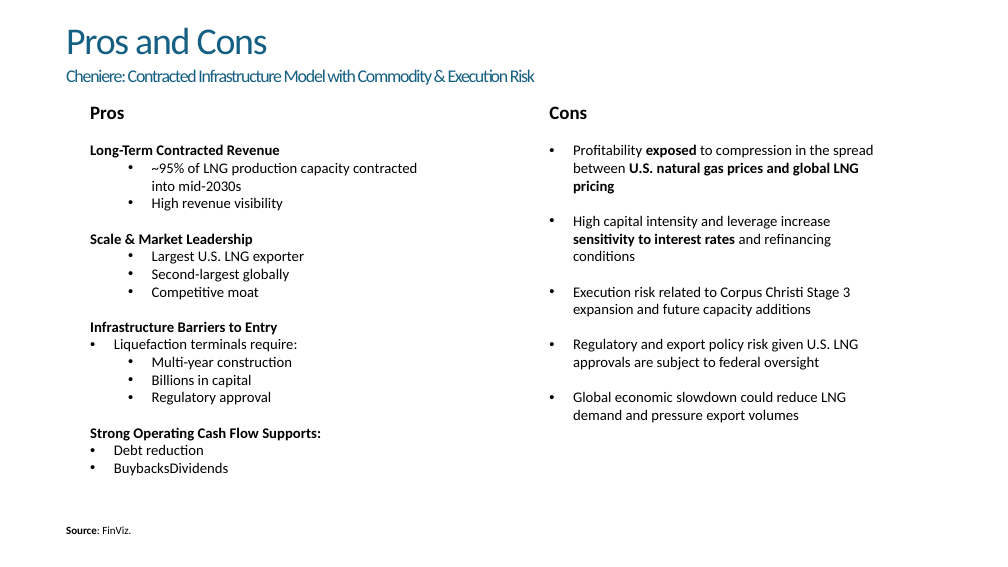
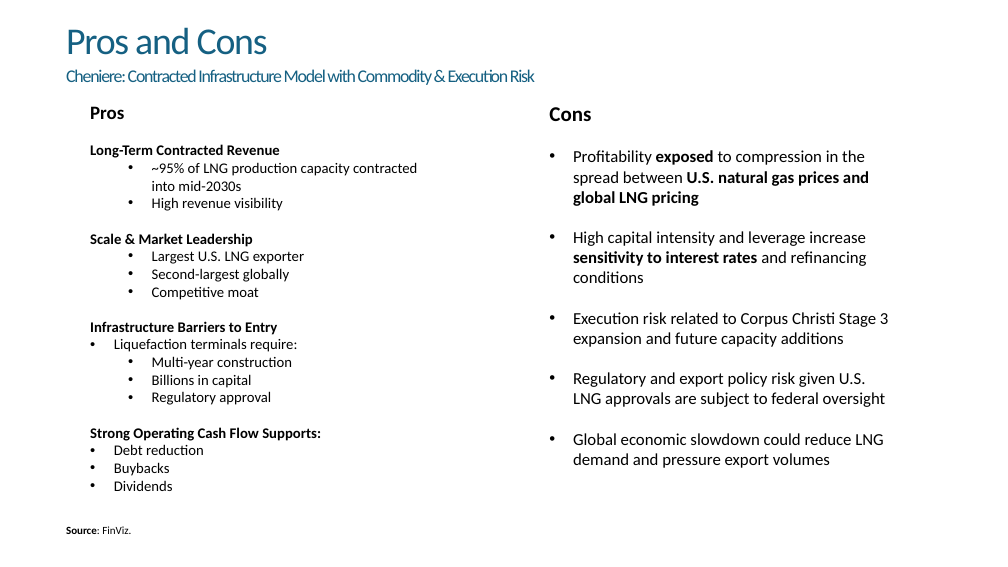
Before and after one commit to aleiva00/phoenix_stockpitch, a slide deck: slide 16 of Phoenix_StockPitch.pptx (slide 14 before the commit). Drawn at 1008x567 pixels with LibreOffice and Linux fonts; fonts in the diff are those of the drawing. Boxes give left, top, right and bottom in pixels: in the first picture for what was removed or moved away, otherwise in the second. Text is boxed around its words. In the diff, an @@ line names an element or a change of style, - is before the commit and + after.

```diff
--- a/Phoenix_StockPitch.pptx
+++ b/Phoenix_StockPitch.pptx
@@ text "Cons" at (549, 107, 888, 468): size 18 to 20 pt in "Cons"; size 14 to 16 pt @@
@@ text at (114, 462, 173, 491): text changed @@
-• BuybacksDividends
+• Buybacks
+• Dividends
```
Also in this commit, not shown: 7 slides added, 3 slides removed, 8 other files.
